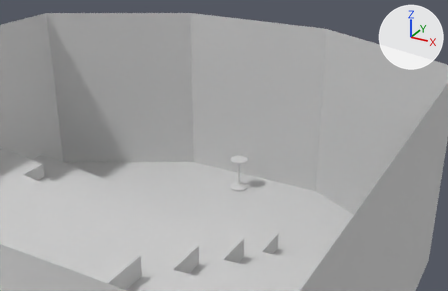
Before and after pictures for a commit that changed the OBJ model Meshes/room.obj.
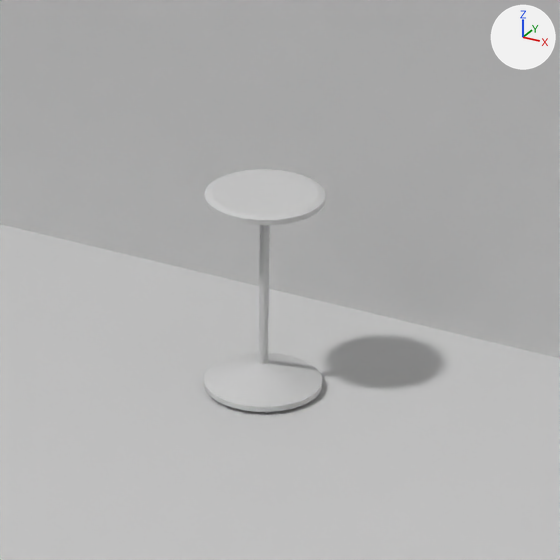
Each version appears first from a camera (50 mm lens) standing at (23.85, -30.74, 20.95) and looking at (-1.72, 15.76, -2.3), and next in a close-up on the part from 45% to 63% of the width and 45% to 73% of the height. Every picture has the same lights, and +X, +Y and +Z are marked at upper right. Where no turn or scale is listed for an object, it has been applied to the vertices.

Names of what the first close-up shows: 'Cube', 'Cube.001_Cube', 'Cylinder_Cylinder.001'.
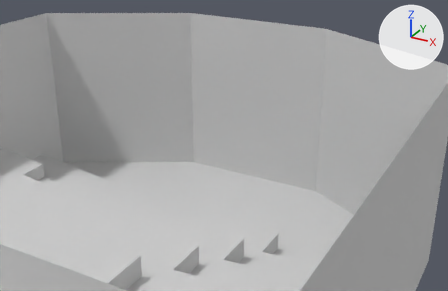
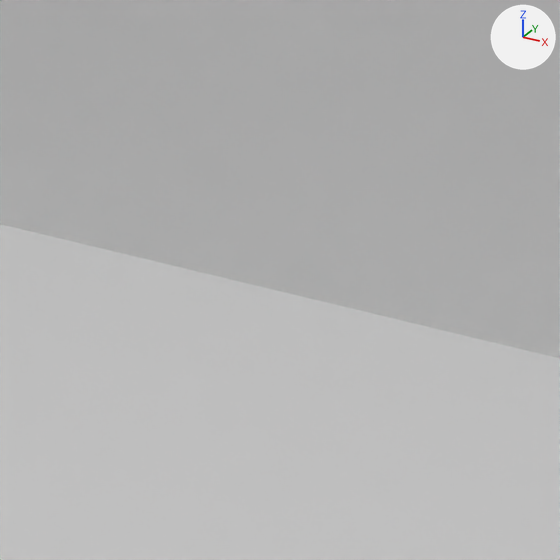
Commit message: room edit

Where the change shows, as pixel boxes (x1, y1, x2, y2) in the close-ups (560 x 560 px):
'Cylinder_Cylinder.001', deleted
    before: (204, 169, 325, 412)

What changed in the scene script:
```text
Remove ob_cylinder_cylinder_001:
    ob_cylinder_cylinder_001 = bpy.data.objects.new('Cylinder_Cylinder.001', me_cylinder_cylinder_001)
    ob_cylinder_cylinder_001.location = (0.0, 0.0, 0.0)
```
